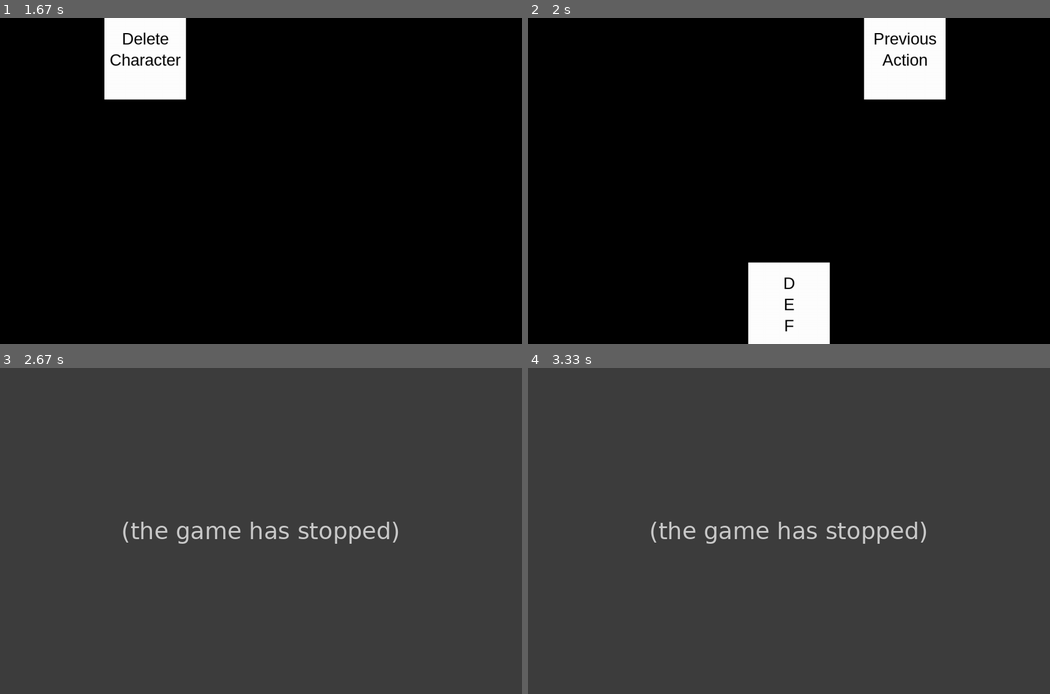
Above: before the commit, frames 1-4 (two rows, left to right).
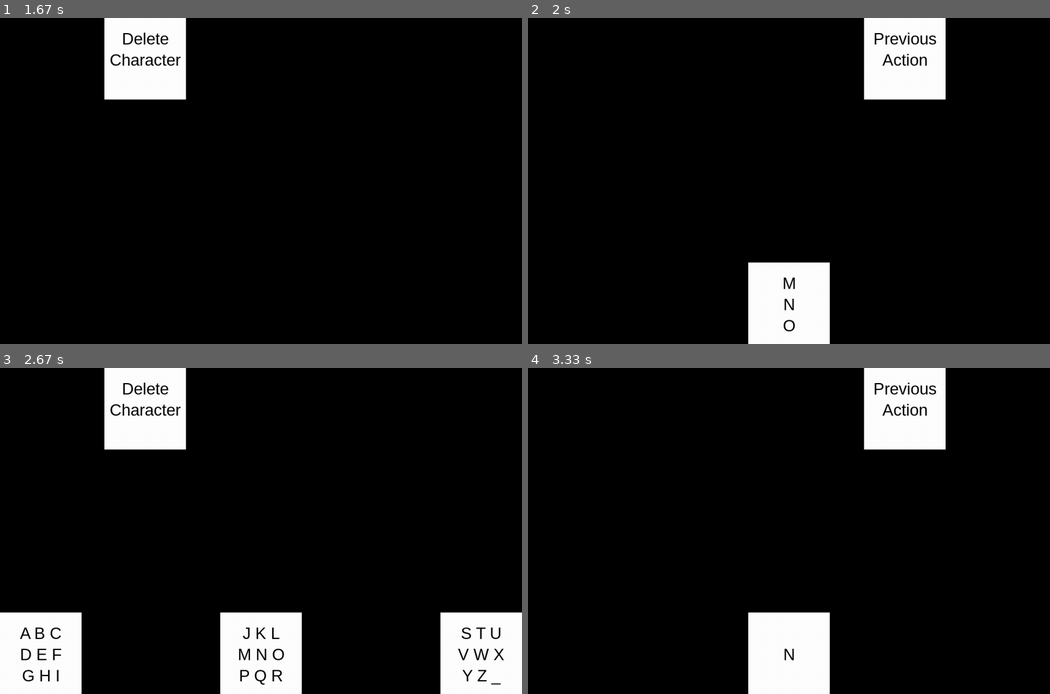
Above: after the commit, the same moments.

Repository: Neurotech-X-Columbia/SSVEP-Speller
Game: pygame game, started from main.py
Same seed, same stepped clock (60 frames per second), same inputs: the game is played once before the commit and once after it.
Inputs:
- Up to frame 1 (1.67 s): no input
- Up to frame 2 (2 s): tap A at 1.83 s
- Up to frame 3 (2.67 s): tap A at 2.17, 2.57 s
- Up to frame 4 (3.33 s): tap A at 2.87, 3.07 s

Frame 1 is identical in both runs. In frame 2, 0.2% of the frame differs, in the area x 48-52%, y 79-97%; in frame 3, 100%; in frame 4, 100%, in the area x 0-100%, y 0-100%.
Before the commit the program exited at 2.58 s; later frames show no game.

Commit message:
Added Looping

Diff:
--- a/letters.py
+++ b/letters.py
@@ -58,6 +58,10 @@
             return False
         return True
 
+    def getLetters(self):
+        print(self.letters)
+        return self.letters
+
     def draw(self, screen):
         '''
         This draws the letters on top of
--- a/main.py
+++ b/main.py
@@ -14,14 +14,19 @@
 addFlicky(4, screen)
 addFlicky(5, screen)
 option = 0
-user_input = 0
+user_input = 1
 index = 0
 start_usr_input = 0
+user_input_store = []
+
 # Note: user ınput ıs and pygame.KEYDOWN are just dummy varıables.
+# Things to do: - Store the user input into a list, return to the original screen.
+
 isValid = True
 while done==False and isValid == True:
 
     for event in pygame.event.get():
+        prev_user_input = user_input
         if (event.type == pygame.KEYUP) or (event.type == pygame.KEYDOWN):
             if (event.key == pygame.K_ESCAPE):
                 done = True
@@ -31,10 +36,12 @@
                 #change text
                 #userInput ıs a number
                 #draws only the boxes
+
                 option += 1
                 index = start_usr_input + user_input
                 start_usr_input = (option)*user_input*3
-                print(start_usr_input)
+
+
 
         if event.type == pygame.QUIT:
             done = True
@@ -46,7 +53,18 @@
     #QUESTION: If we add more flickies does this change?
     process()
     drawFlickies(screen)
-    isValid = drawLetters(option, index, screen)
+
+
+    if option == 2:
+        result = drawLetters(option, index, screen)[user_input]
+    elif option < 3:
+        drawLetters(option, index, screen)
+
+    if option == 3:
+        user_input_store.append(result)
+        option = 0
+        index = 0
+        start_usr_input = 0
     print(isValid)
 
     pygame.display.flip()
--- a/manager.py
+++ b/manager.py
@@ -49,7 +49,7 @@
 
     letters = Letters(option, index, locations)
     letters.draw(screen)
-    return letters.isValid()
+    return letters.getLetters()
 
 
 
